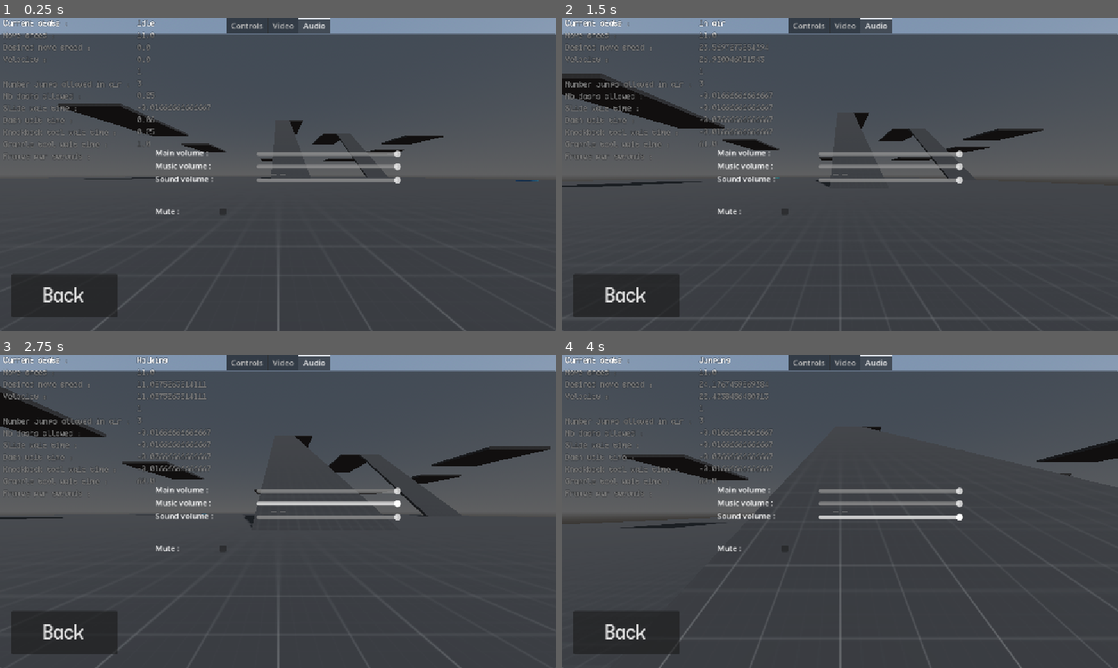
Above: before the commit, frames 1-4 (two rows, left to right).
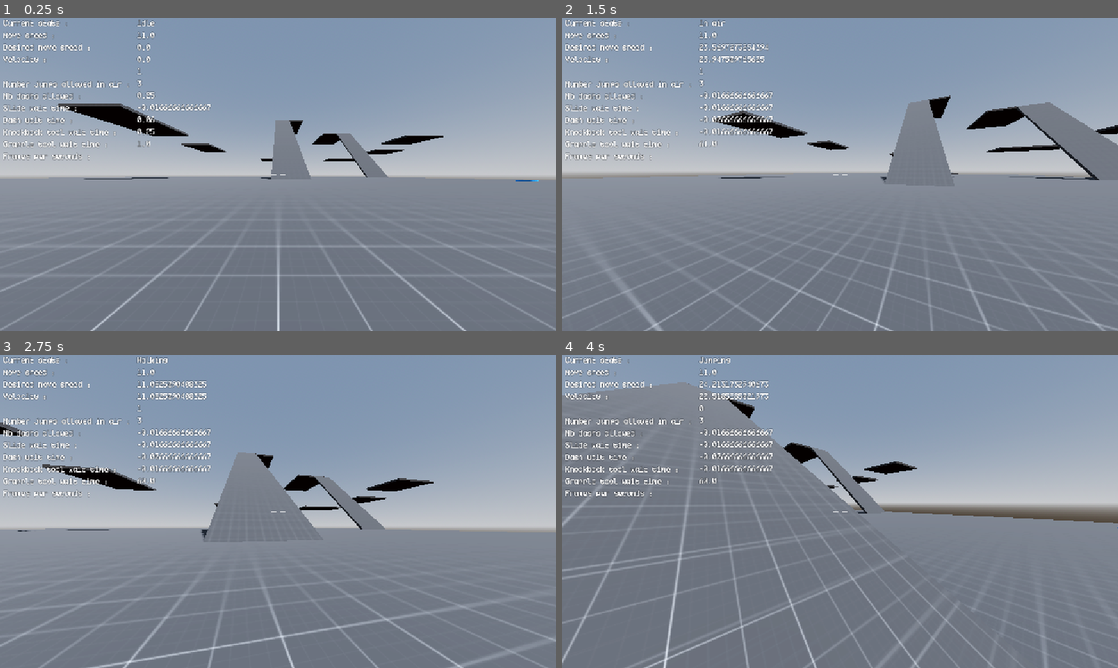
Above: after the commit, the same moments.

Repository: 100-Devs-1-Game/KYRO
Game: Godot game, scene res://demo/TemplateMapScene.tscn
Two runs of this game, one before a commit and one after it. Both use one fixed random seed, a clock stepped at 60 frames per second and the inputs below.
Inputs (mouse positions are in pixels of both pictures, inside the frame that each line leads up to):
- Up to frame 1 (0.25 s): no input
- Up to frame 2 (1.5 s): tap Enter at 0.5 s; move the mouse to (867, 174) at 0.52 s; hold W (moveForward) from 0.53 s (still down); tap Space (jump) at 0.77 s; move the mouse to (812, 174) at 1.27 s
- Up to frame 3 (2.75 s): keep holding W (moveForward); tap Space (jump) at 1.52 s; move the mouse to (289, 505) at 2.02 s
- Up to frame 4 (4 s): keep holding W (moveForward); move the mouse to (834, 517) at 2.77 s; tap Space (jump) at 3.02, 3.77 s; move the mouse to (878, 514) at 3.52 s

The runs differ from the first frame. In frame 1, 94% of the frame differs, in the area x 0-100%, y 0-100%; in frame 2, 95%; in frame 3, 95%; in frame 4, 95%.
Error before the commit: Parse Error: Preload file "res://Scenes/InputKeybindOptionScene.tscn" does not exist. (res://menu/OptionsMenuScript.gd:4)

Commit message:
Replace hardcoded dependency

Diff:
--- a/src/menu/OptionsMenuScene.tscn
+++ b/src/menu/OptionsMenuScene.tscn
@@ -1,7 +1,8 @@
-[gd_scene load_steps=6 format=3 uid="uid://bdhpuj7itpv6j"]
+[gd_scene load_steps=7 format=3 uid="uid://bdhpuj7itpv6j"]
 
 [ext_resource type="Script" uid="uid://c7ttwxqhh2nyw" path="res://menu/OptionsMenuScript.gd" id="1_bupa7"]
 [ext_resource type="Script" uid="uid://ppbd766vejnq" path="res://menu/InputManagerScript.gd" id="2_dr6kr"]
+[ext_resource type="PackedScene" uid="uid://bmymn0syhajdv" path="res://menu/InputKeybindOptionScene.tscn" id="2_lcbln"]
 [ext_resource type="Script" uid="uid://bpyigga64qllf" path="res://menu/VolumeManagementScript.gd" id="4_ss2nf"]
 [ext_resource type="FontFile" uid="uid://bwr73i28ligrq" path="res://Arts/Fonts/Ticketing.ttf" id="5_cvsgs"]
 
@@ -12,6 +13,7 @@
 
 [node name="OptionsMenu" type="CanvasLayer"]
 script = ExtResource("1_bupa7")
+inputKeybindBox = ExtResource("2_lcbln")
 
 [node name="InputManager" type="Control" parent="."]
 layout_mode = 3
--- a/src/menu/OptionsMenuScript.gd
+++ b/src/menu/OptionsMenuScript.gd
@@ -1,7 +1,7 @@
 extends CanvasLayer
 
 @export_group("Input variables")
-@export var inputKeybindBox : PackedScene = preload("res://Scenes/InputKeybindOptionScene.tscn")
+@export var inputKeybindBox : PackedScene
 @onready var inputList : VBoxContainer = $TabContainer/Controls/Control/ScrollContainer/InputList
 var isRemapping : bool = false
 var actionToRemap = null
